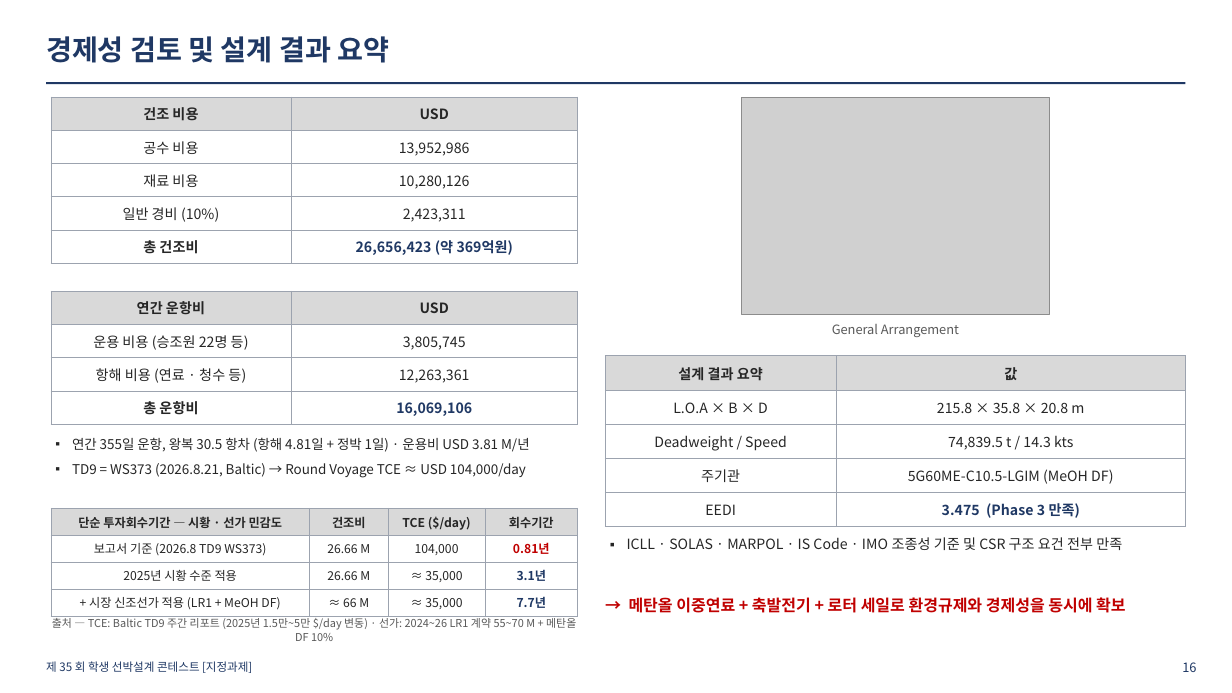
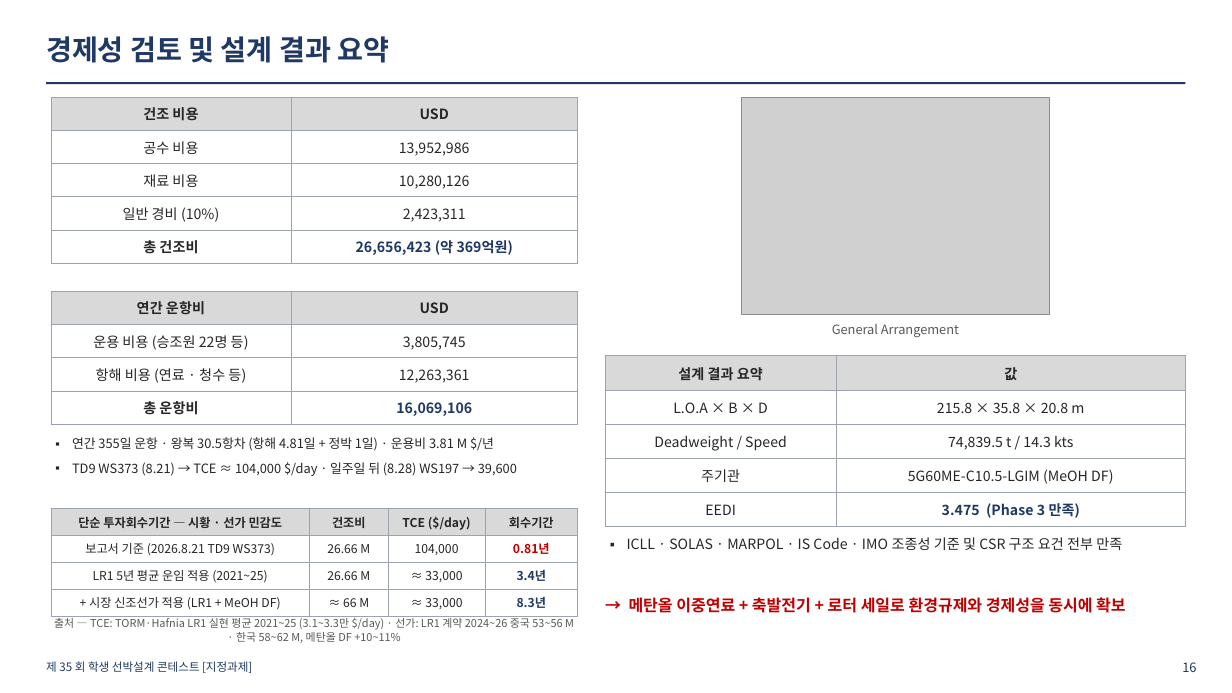
Before and after one commit to inha-ideal-agent/inha-ideal-agent, a slide deck: slide 16 of contest/presentation/2026_74K_발표자료_10분.pptx. Drawn at 1232x693 pixels with LibreOffice and Linux fonts; fonts in the diff are those of the drawing; grey boxes stand for pictures. Boxes give left, top, right and bottom in pixels: in the first picture for what was removed or moved away, otherwise in the second. Text is boxed around its words. In the diff, an @@ line names an element or a change of style, - is before the commit and + after.

```diff
--- a/contest/presentation/2026_74K_발표자료_10분.pptx
+++ b/contest/presentation/2026_74K_발표자료_10분.pptx
@@ text at bbox=[72, 437, 517, 476]: text changed; size 10.5 to 10 pt @@
-▪ 연간 355일 운항, 왕복 30.5 항차 (항해 4.81일 + 정박 1일) · 운용비 USD 3.81 M/년
-▪ TD9 = WS373 (2026.8.21, Baltic) → Round Voyage TCE ≈ USD 104,000/day
+▪ 연간 355일 운항 · 왕복 30.5항차 (항해 4.81일 + 정박 1일) · 운용비 3.81 M $/년
+▪ TD9 WS373 (8.21) → TCE ≈ 104,000 $/day · 일주일 뒤 (8.28) WS197 → 39,600
@@ table at bbox=[51, 508, 578, 614] @@
-row 2, column 1: 보고서 기준 (2026.8 TD9 WS373)
+row 2, column 1: 보고서 기준 (2026.8.21 TD9 WS373)
-row 3: 2025년 시황 수준 적용 | 26.66 M | ≈ 35,000 | 3.1년
+row 3: LR1 5년 평균 운임 적용 (2021~25) | 26.66 M | ≈ 33,000 | 3.4년
-row 4, column 3: ≈ 35,000
+row 4, column 3: ≈ 33,000
-row 4, column 4: 7.7년
+row 4, column 4: 8.3년
@@ text at bbox=[54, 616, 574, 643]: text changed @@
-출처 — TCE: Baltic TD9 주간 리포트 (2025년 1.5만~5만 $/day 변동) · 선가: 2024~26 LR1 계약 55~70 M + 메탄올 DF 10%
+출처 — TCE: TORM·Hafnia LR1 실현 평균 2021~25 (3.1~3.3만 $/day) · 선가: LR1 계약 2024~26 중국 53~56 M · 한국 58~62 M, 메탄올 DF +10~11%
```
Also in this commit, not shown: 2 other files.
